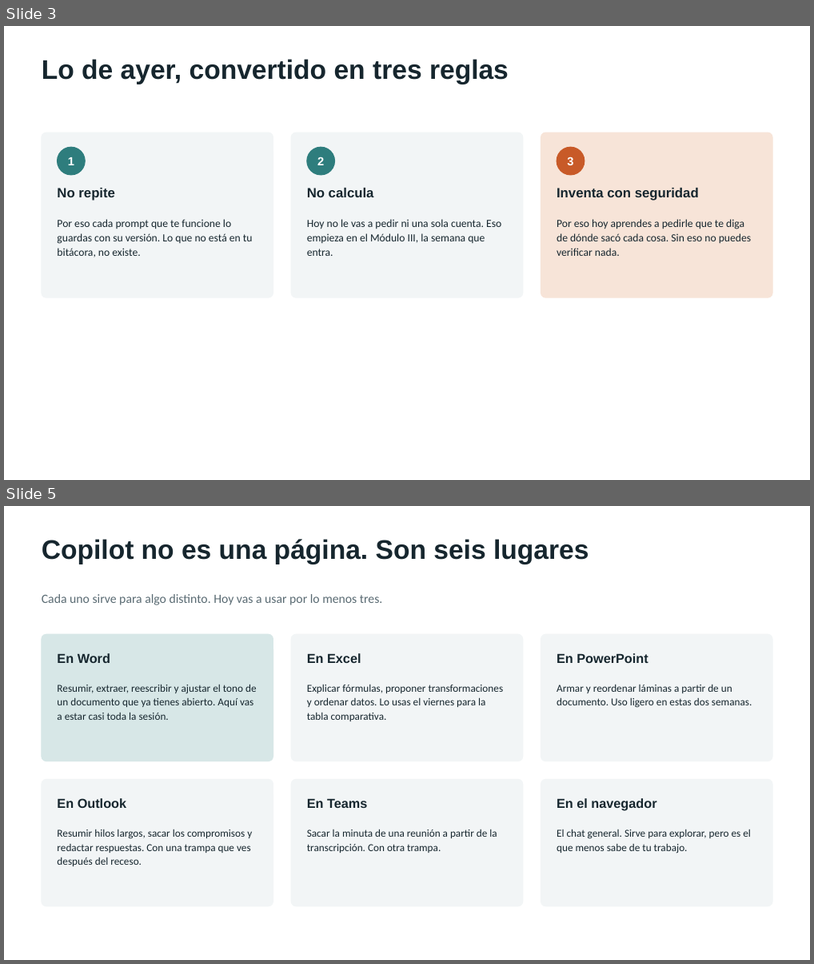
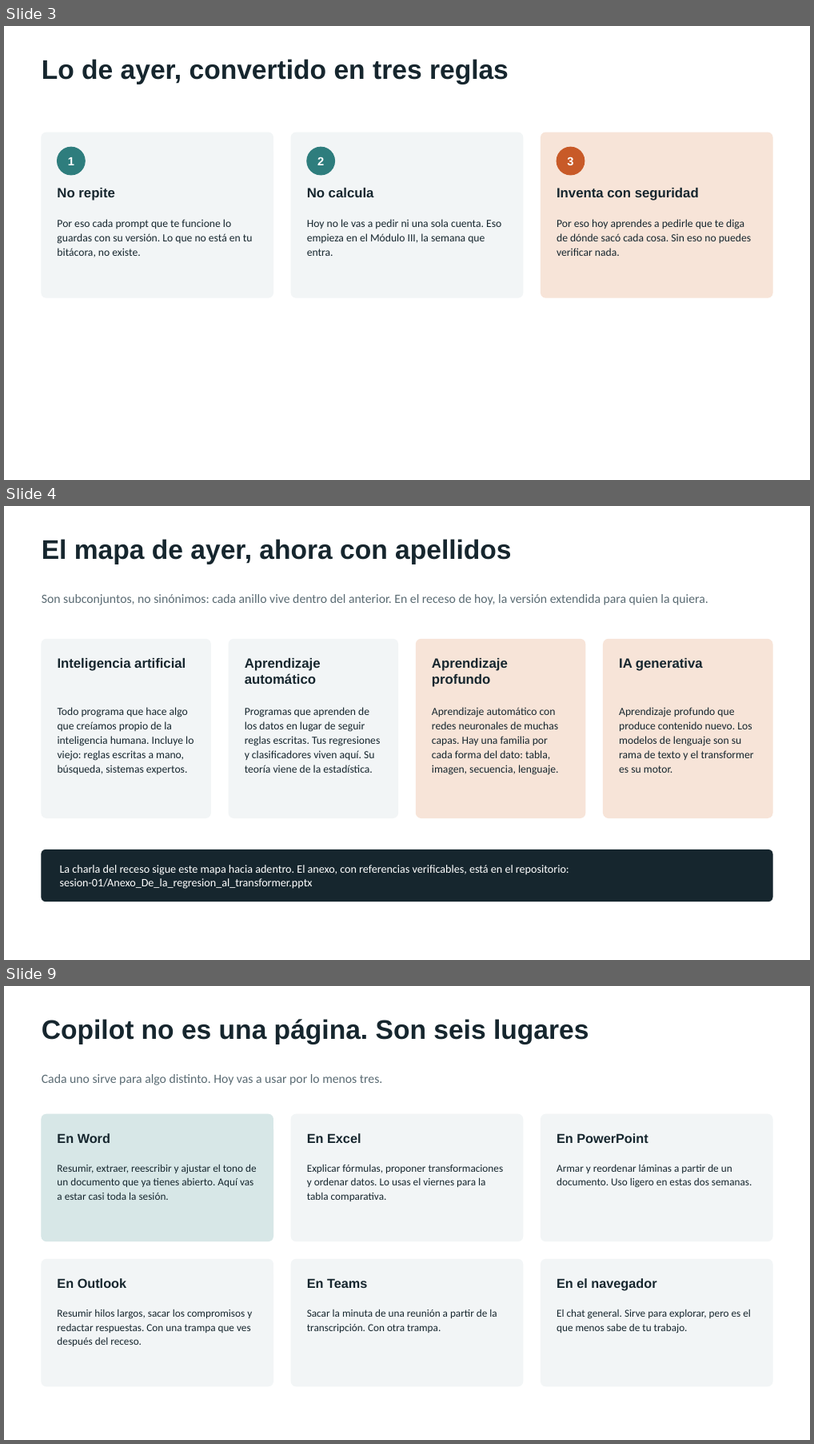
Before and after one commit to marvtrejo/curso-inegi-gen-ai, a slide deck: sesion-02/Sesion_02_Copilot_y_Prompting.pptx. Shown one above the other, each under a label of ours: slides 3 and 5 before the commit, slides 3, 4 and 9 after it; the slides between them are not shown. The pictures are 814x964 and 814x1444 pixels, drawn with LibreOffice and Linux fonts; fonts in the diff are those of the drawing. Boxes give left, top, right and bottom in pixels: in the first picture for what was removed or moved away, otherwise in the second. Text is boxed around its words. In the diff, an @@ line names an element or a change of style, - is before the commit and + after.

```diff
--- a/sesion-02/Sesion_02_Copilot_y_Prompting.pptx
+++ b/sesion-02/Sesion_02_Copilot_y_Prompting.pptx
@@ slide 4 added at (4,506,810,960), background #FFFFFF @@
@@ text added at (42,539,512,564), 32 pt, text #16262E, bold @@
+El mapa de ayer, ahora con apellidos
@@ text added at (42,594,709,605), 15 pt, text #5A6B73 @@
+Son subconjuntos, no sinónimos: cada anillo vive dentro del anterior. En el receso de hoy, la versión extendida para quien la quiera.
@@ rounded rectangle added at (42,639,211,817), fill #F2F5F6, outline #F2F5F6 1 pt @@
@@ rounded rectangle added at (229,639,398,817), fill #F2F5F6, outline #F2F5F6 1 pt @@
@@ rounded rectangle added at (417,639,586,817), fill #F7E4D8, outline #F7E4D8 1 pt @@
@@ rounded rectangle added at (603,639,773,817), fill #F7E4D8, outline #F7E4D8 1 pt @@
@@ text added at (58,658,186,671), 16 pt, text #16262E, bold @@
+Inteligencia artificial
@@ text added at (245,658,321,684), 16 pt, text #16262E, bold @@
+Aprendizaje automático
@@ text added at (432,658,508,687), 16 pt, text #16262E, bold @@
+Aprendizaje profundo
@@ text added at (619,658,703,671), 16 pt, text #16262E, bold @@
+IA generativa
@@ text added at (58,707,194,775), 13 pt, text #16262E @@
+Todo programa que hace algo que creíamos propio de la inteligencia humana. Incluye lo viejo: reglas escritas a mano, búsqueda, sistemas expertos.
@@ text added at (245,707,380,772), 13 pt, text #16262E @@
+Programas que aprenden de los datos en lugar de seguir reglas escritas. Tus regresiones y clasificadores viven aquí. Su teoría viene de la estadística.
@@ text added at (432,707,559,775), 13 pt, text #16262E @@
+Aprendizaje automático con redes neuronales de muchas capas. Hay una familia por cada forma del dato: tabla, imagen, secuencia, lenguaje.
@@ text added at (619,707,754,772), 13 pt, text #16262E @@
+Aprendizaje profundo que produce contenido nuevo. Los modelos de lenguaje son su rama de texto y el transformer es su motor.
@@ rounded rectangle added at (42,850,773,901), fill #16262E, outline #16262E 1 pt @@
@@ text added at (60,864,570,888), 13.5 pt, text #FFFFFF @@
+La charla del receso sigue este mapa hacia adentro. El anexo, con referencias verificables, está en el repositorio: sesion-01/Anexo_De_la_regresion_al_transformer.pptx
@@ what was slide 5 is now slide 9 @@
```
Also in this commit, not shown: 11 slides changed, 7 other slides added, 5 other files.
